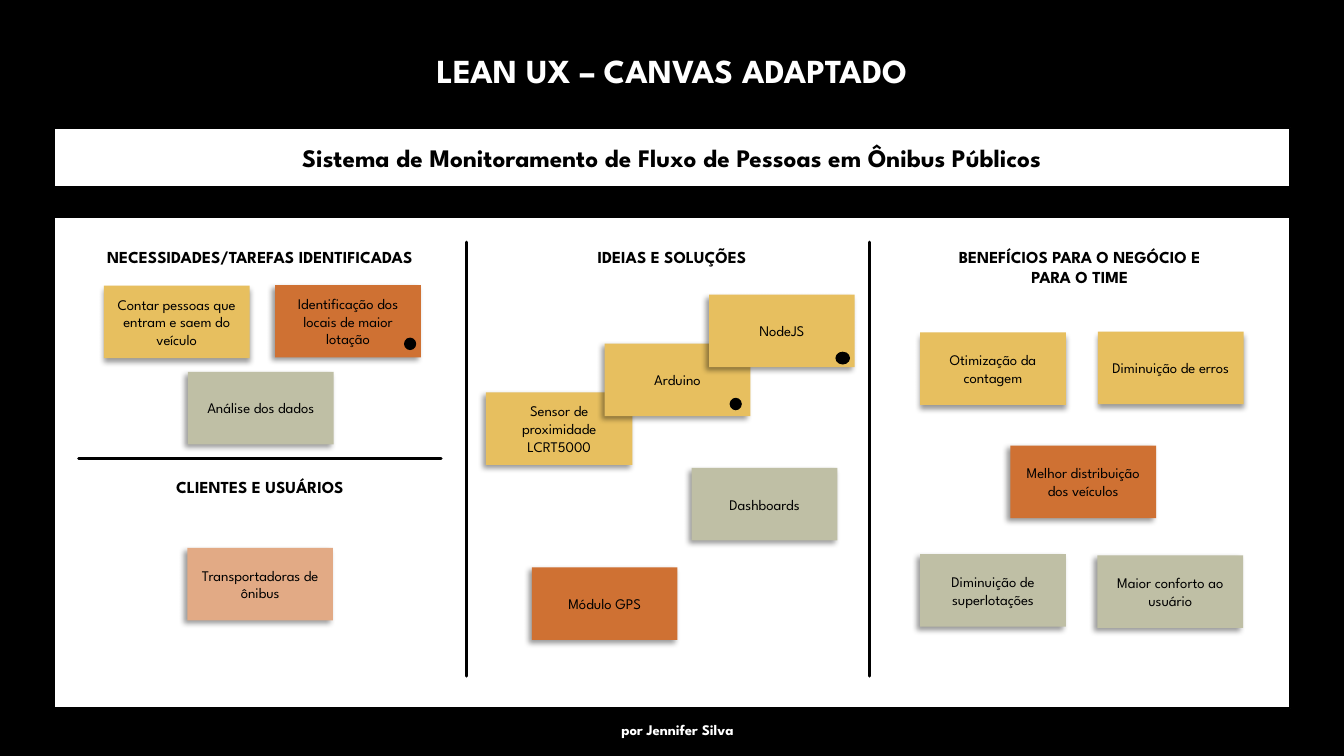
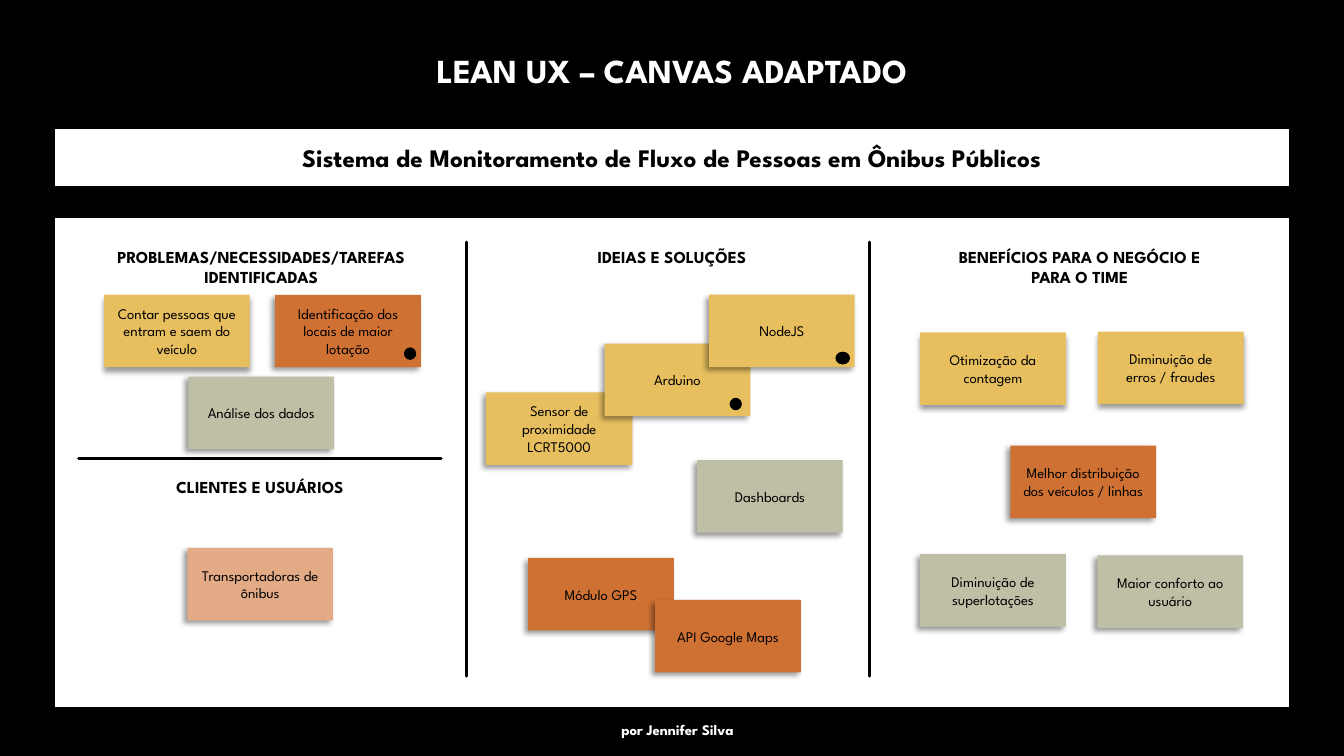
Before and after one commit to viana-jennifer/2-Semestre-CCO, a slide deck: slide 1 of Analise-de-Sistemas/LeanUX-CanvasAdaptado.pptx. Drawn at 1344x756 pixels with LibreOffice and Linux fonts; fonts in the diff are those of the drawing; background and template pictures are left out. Boxes give left, top, right and bottom in pixels: in the first picture for what was removed or moved away, otherwise in the second. Text is boxed around its words. In the diff, an @@ line names an element or a change of style, - is before the commit and + after.

```diff
--- a/Analise-de-Sistemas/LeanUX-CanvasAdaptado.pptx
+++ b/Analise-de-Sistemas/LeanUX-CanvasAdaptado.pptx
@@ text at [117, 251, 405, 284]: text changed @@
-NECESSIDADES/TAREFAS IDENTIFICADAS
+PROBLEMAS/NECESSIDADES/TAREFAS IDENTIFICADAS
@@ 2 rectangles, 1 ellipse: place and size @@
-2 rectangles, 1 ellipse at [104, 285, 421, 358]
+2 rectangles, 1 ellipse at [104, 294, 421, 368]
@@ text in rectangle at [1126, 354, 1215, 382]: text changed @@
-Diminuição de erros
+Diminuição de erros / fraudes
@@ rectangle "Análise dos dados": place and size @@
-rectangle "Análise dos dados" at [188, 372, 334, 445]
+rectangle "Análise dos dados" at [189, 377, 335, 450]
@@ rectangle "Dashboards": place and size @@
-rectangle "Dashboards" at [692, 468, 838, 540]
+rectangle "Dashboards" at [698, 461, 844, 533]
@@ text in rectangle at [1023, 468, 1143, 496]: text changed @@
-Melhor distribuição dos veículos
+Melhor distribuição dos veículos / linhas
@@ rectangle "Módulo GPS": place and size @@
-rectangle "Módulo GPS" at [532, 568, 679, 640]
+rectangle "Módulo GPS" at [528, 559, 675, 631]
@@ rectangle added at [655, 600, 802, 673], fill #CF7133, 10.5 pt, text #000000 @@
+API Google Maps
```
Also in this commit, not shown: 1 other file.
